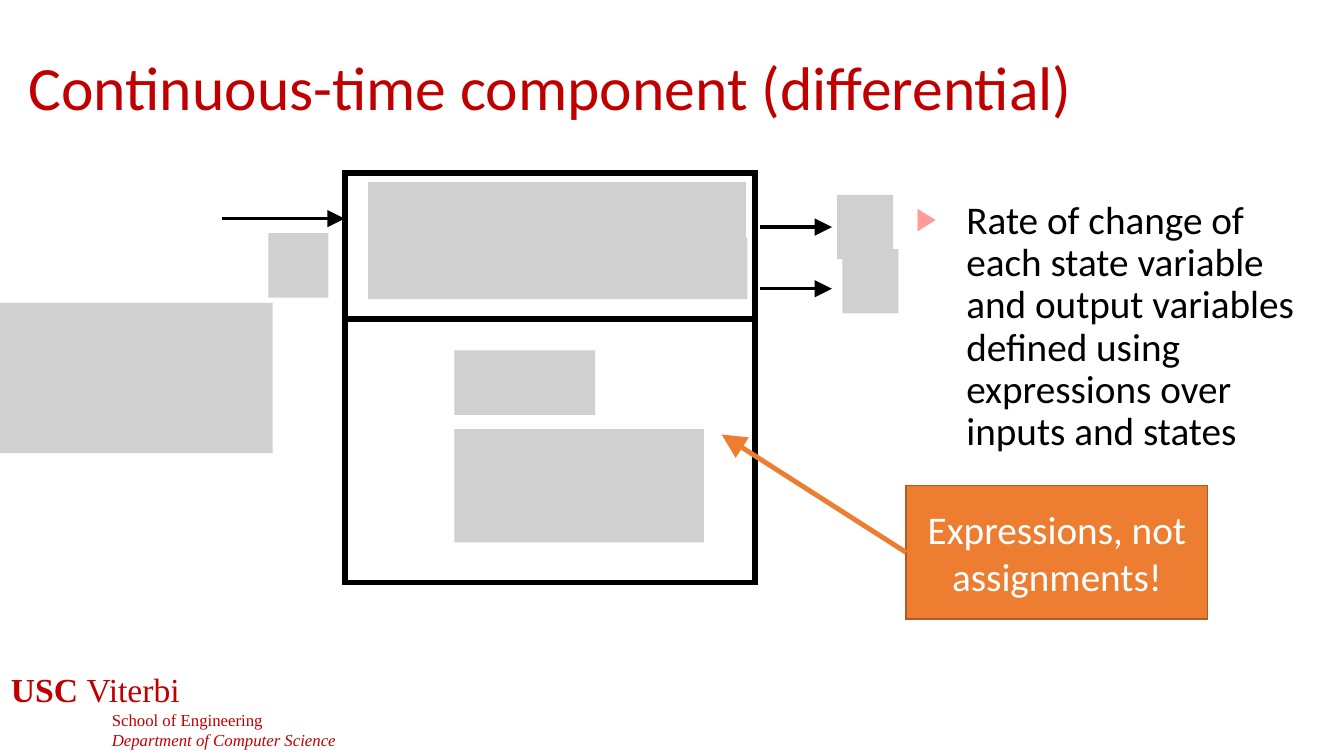
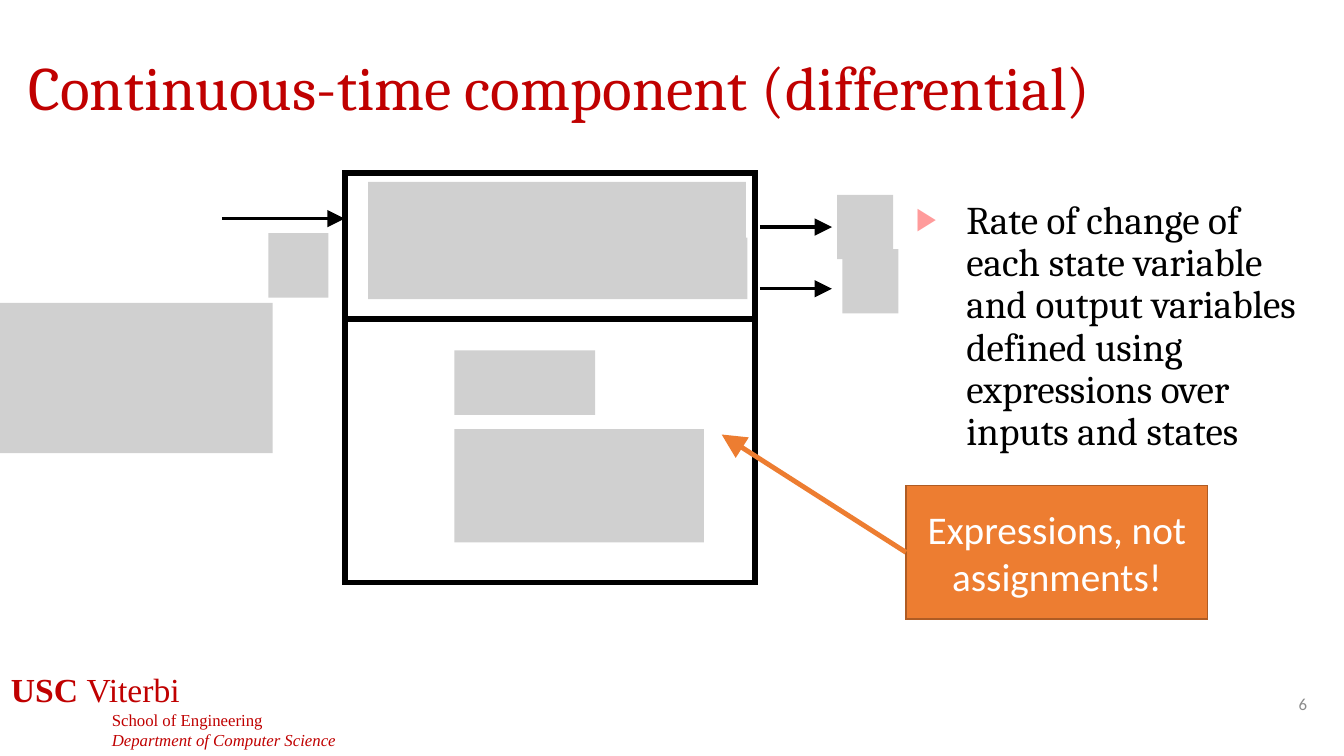
Before and after one commit to jdeshmukh/jdeshmukh.github.io, a slide deck: slide 6 of teaching/cs513-autocps-fall-2026/slides/DynamicalSystems.pptx. Drawn at 1344x756 pixels with LibreOffice and Linux fonts; fonts in the diff are those of the drawing; grey boxes stand for pictures; background and template pictures are left out. Boxes give left, top, right and bottom in pixels: in the first picture for what was removed or moved away, otherwise in the second. Text is boxed around its words. In the diff, an @@ line names an element or a change of style, - is before the commit and + after.

```diff
--- a/teaching/cs513-autocps-fall-2026/slides/DynamicalSystems.pptx
+++ b/teaching/cs513-autocps-fall-2026/slides/DynamicalSystems.pptx
@@ title "Continuous-time component (differential)" at bbox=[28, 66, 1091, 123]: font Calibri to Cambria @@
@@ text "Rate of change of each ..." at bbox=[966, 206, 1296, 454]: font Calibri to Cambria @@
@@ page number added at bbox=[1299, 699, 1307, 710], 12 pt, text #8C8C8C @@
+6
```
Also in this commit, not shown: 25 other slides changed, 3 other files.
